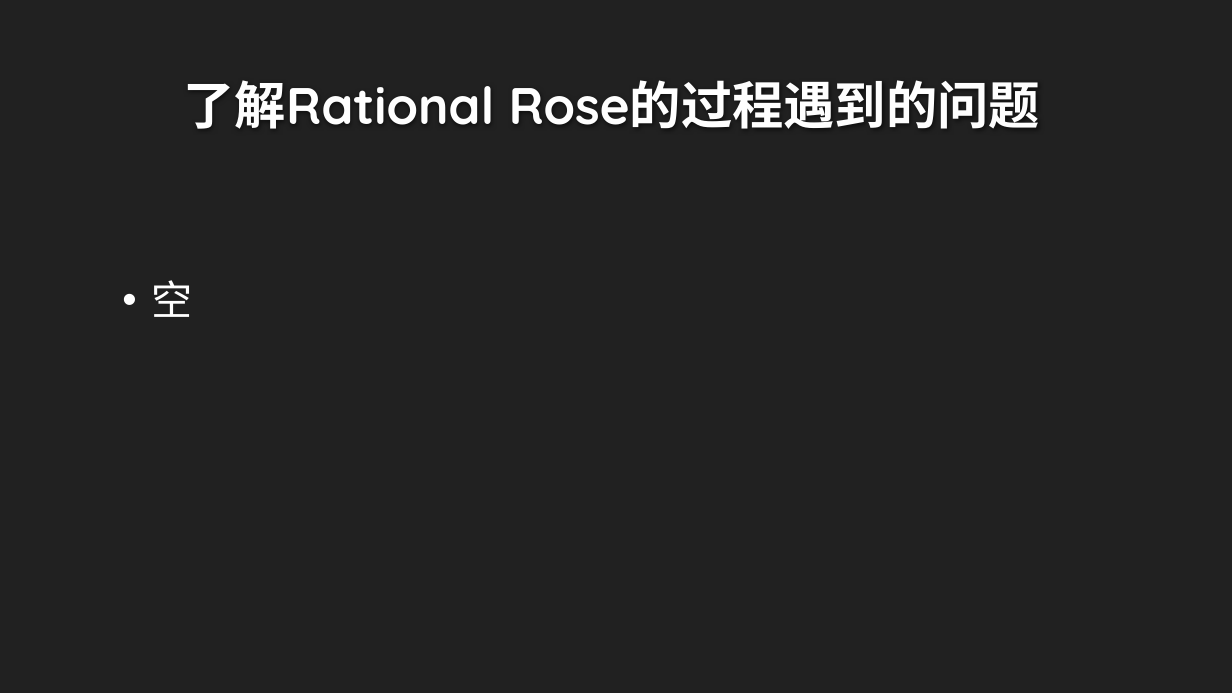
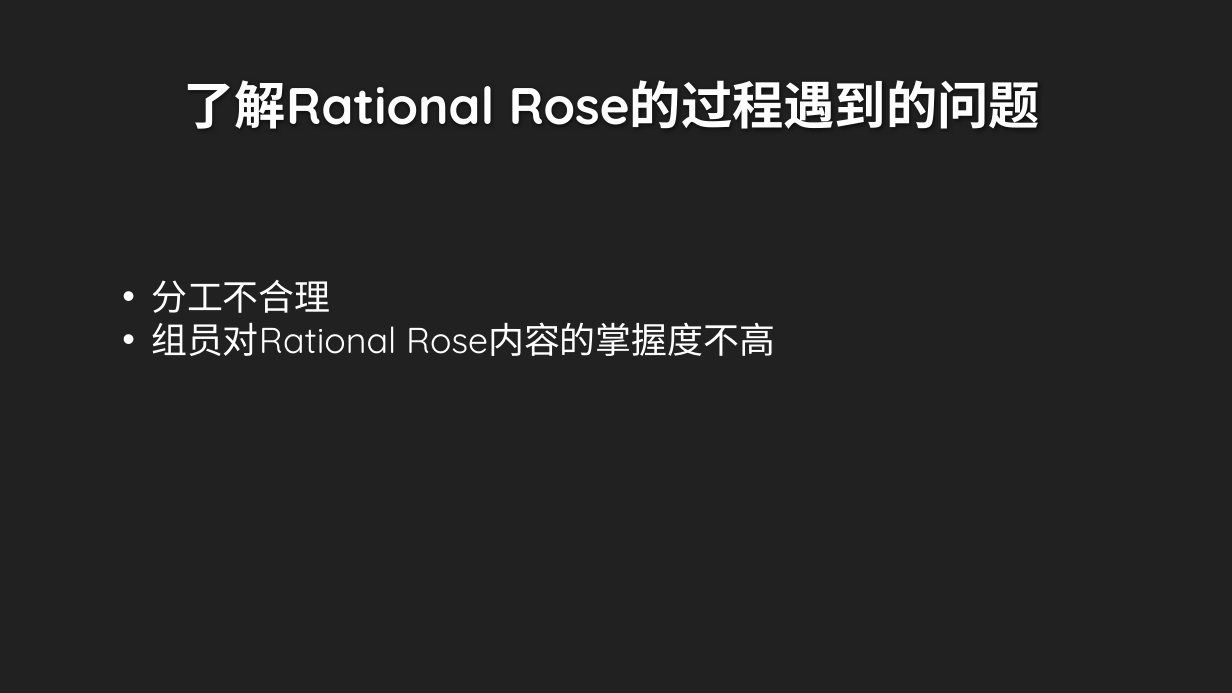
Before and after one commit to twn422/PRD2017, a slide deck: slide 17 of PRD-2017-G24/STW/非受控文件/翻转课堂作业/UML工具：Rational Rose/UML工具：Rational Rose.pptx (slide 10 before the commit). Drawn at 1232x693 pixels with LibreOffice and Linux fonts; fonts in the diff are those of the drawing; background and template pictures are left out. Boxes give left, top, right and bottom in pixels: in the first picture for what was removed or moved away, otherwise in the second. Text is boxed around its words. In the diff, an @@ line names an element or a change of style, - is before the commit and + after.

```diff
--- a/PRD-2017-G24/STW/非受控文件/翻转课堂作业/UML工具：Rational Rose/UML工具：Rational Rose.pptx
+++ b/PRD-2017-G24/STW/非受控文件/翻转课堂作业/UML工具：Rational Rose/UML工具：Rational Rose.pptx
@@ text at [151, 280, 775, 356]: text changed; size 32 to 28 pt @@
-• 空
+• 分工不合理
+• 组员对Rational Rose内容的掌握度不高
```
Also in this commit, not shown: 3 other slides changed, 10 slides added, 3 slides removed, 2 other files.
